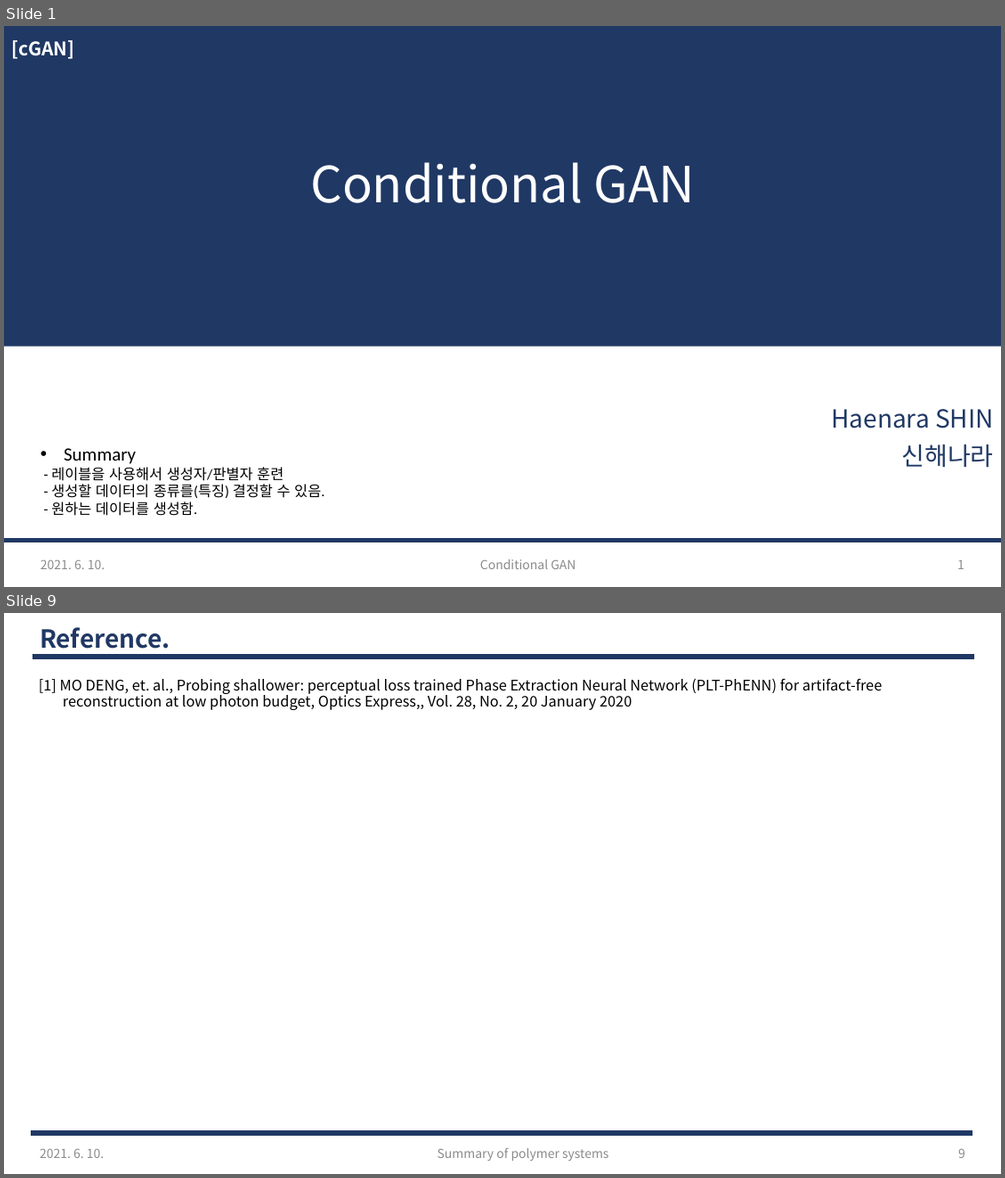
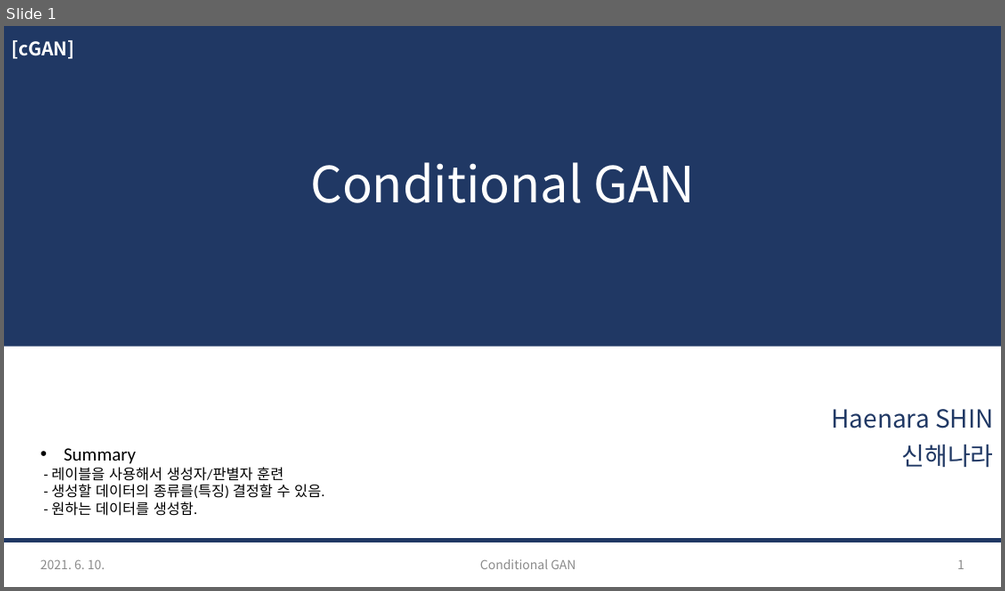
Before and after one commit to haenara-shin/GAN_Project, a slide deck: PPT/Nara/GAN-Project_cGAN_210614.pptx. Shown one above the other, each under a label of ours: slides 1 and 9 before the commit, slide 1 after it; the slides between them are not shown. The pictures are 1005x1178 and 1005x591 pixels, drawn with LibreOffice and Linux fonts; fonts in the diff are those of the drawing. Boxes give left, top, right and bottom in pixels: in the first picture for what was removed or moved away, otherwise in the second. Text is boxed around its words. In the diff, an @@ line names an element or a change of style, - is before the commit and + after.

```diff
--- a/PPT/Nara/GAN-Project_cGAN_210614.pptx
+++ b/PPT/Nara/GAN-Project_cGAN_210614.pptx
@@ slide 9 removed at [4, 613, 1001, 1174], background #FFFFFF @@
@@ title removed at [40, 627, 170, 655] @@
-Reference.
@@ line removed from (32, 657) to (974, 657) @@
@@ text removed at [39, 678, 882, 710] @@
-[1] MO DENG, et. al., Probing shallower: perceptual loss trained Phase Extraction Neural Network (PLT-PhENN) for artifact-free reconstruction at low photon budget, Optics Express,, Vol. 28, No. 2, 20 January 2020
@@ line removed from (31, 1133) to (973, 1133) @@
@@ text removed at [40, 1148, 104, 1158] @@
-2021. 6. 10.
@@ text removed at [437, 1148, 608, 1160] @@
-Summary of polymer systems
@@ page number removed at [958, 1148, 965, 1158] @@
-9
```
Also in this commit, not shown: 3 slides added, 7 other slides removed, 3 other files.
